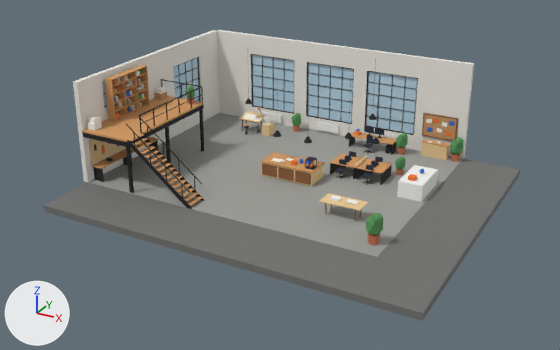
Two versions of the FBX model Assets/_Portfolio/Art/Models/Workshop.fbx, one commit apart.
One viewpoint serves both versions: a camera (50 mm lens) standing at (20.5, -37.6, 18.5) and looking at (1.3, -2.7, 1.0). The axes (+X, +Y, +Z) are drawn at lower left. The lights are the same throughout. The older version comes first. Where no turn or scale is listed for an object, it has been applied to the vertices. Vertices at exactly the same position are counted once.

Names of what the first picture shows: 'ComputerDesk', 'DraftingTable', 'Floor', 'FloorApron', 'Mezzanine', 'PinBoard', 'Props', 'PrototypeShelf', 'Walls', 'Windows', 'Workbench'.
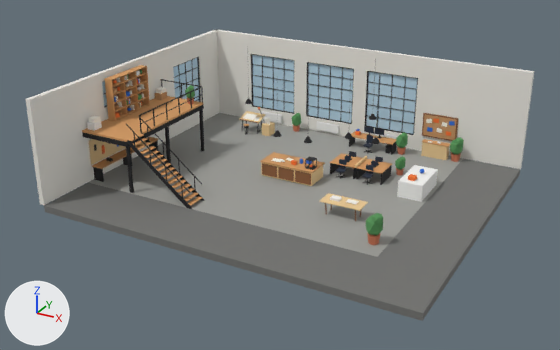
What changed in the scene script:
```text
Change me_walls:
    used by ob_walls; location = (0.0, 0.0, 0.0)
    verts and faces of me_walls; kept vertices keep their numbers, new ones are numbered from 132
    before: 60 (-9.3, -7.0, 0.0) at pixel (83, 181), 61 (-9.3, -7.0, 6.0) at pixel (72, 81), 64 (-9.0, -7.0, 0.0) at pixel (87, 182), 65 (-9.0, -7.0, 6.0) at pixel (76, 82)
    remove me_walls.from_pydata(...)  # 132 vertices, 120 faces; spans x -9.3..9.0, y -7.0..7.3, z 0.0..6.0
    add me_walls.from_pydata(...)  # 136 vertices, 120 faces; spans x -9.3..12.5, y -10.5..7.3, z 0.0..6.0
    me_walls part 1: a new loose piece, a box spanning x 5.7..12.5, y 7.0..7.3, z 0.0..6.0, in mat_m_wallwhite (white #edebe3)
    me_walls part 2
    add for i in [60, 61, 64, 65]: verts[i] += (0.0, -3.5, 0.0)
    other edits to the shape of me_walls do not show in these pictures
```

Location of each change, [x1, y1, x2, y2] in pixels of the pictures (560 x 350 px; the box of a moved part takes in the faces that stretch with it):
'Walls', reshaped (27% wider, 15% taller)
    before: [73, 29, 474, 182]
    after: [25, 29, 535, 205]
part 1 of me_walls, added
    after: [413, 56, 535, 169]
part 2 of me_walls, moved or reshaped
    before: [73, 73, 110, 182]
    after: [25, 73, 110, 205]
